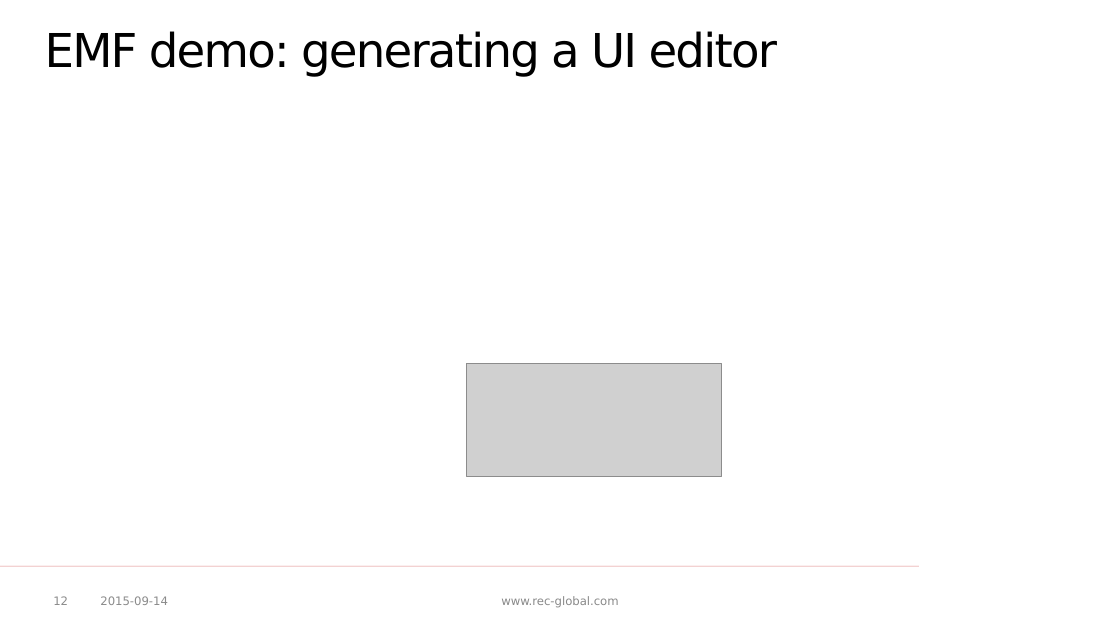
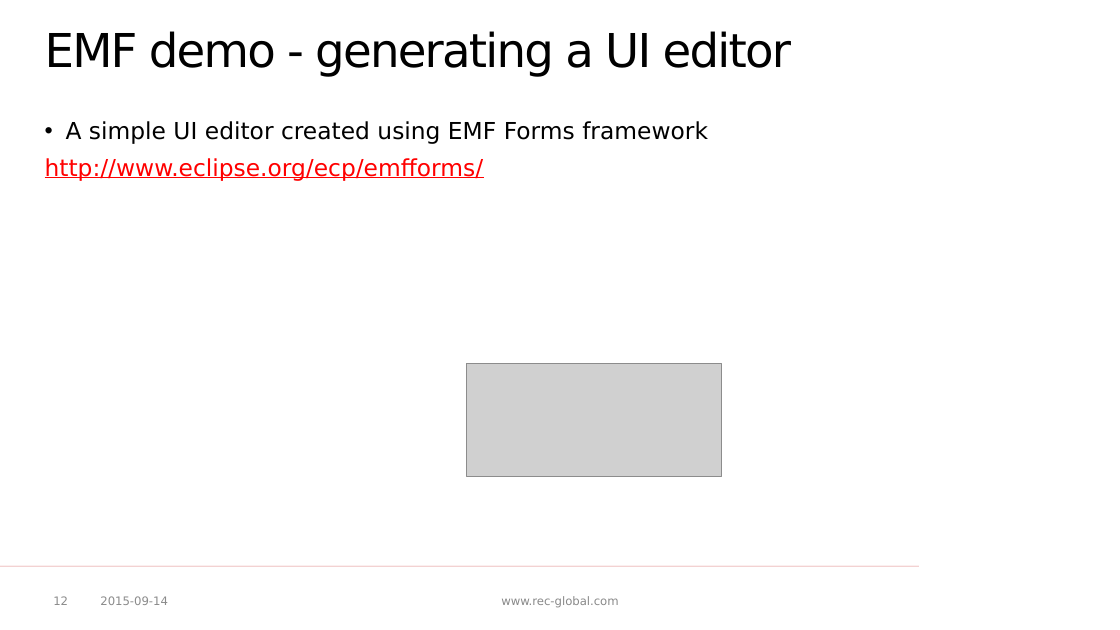
Before and after one commit to p-zalejko/jug_emf, a slide deck: slide 12 of JUG - EMF.pptx. Drawn at 1120x630 pixels with LibreOffice and Linux fonts; fonts in the diff are those of the drawing; grey boxes stand for pictures; background and template pictures are left out. Boxes give left, top, right and bottom in pixels: in the first picture for what was removed or moved away, otherwise in the second. Text is boxed around its words. In the diff, an @@ line names an element or a change of style, - is before the commit and + after.

```diff
--- a/JUG - EMF.pptx
+++ b/JUG - EMF.pptx
@@ title at (45,31,791,77): text changed @@
-EMF demo: generating a UI editor
+EMF demo - generating a UI editor
@@ text added at (45,121,708,181), 20 pt, text #000000 @@
+• A simple UI editor created using EMF Forms framework
+http://www.eclipse.org/ecp/emfforms/
```
Also in this commit, not shown: 5 other slides changed, 1 slide added, 16 other files.
